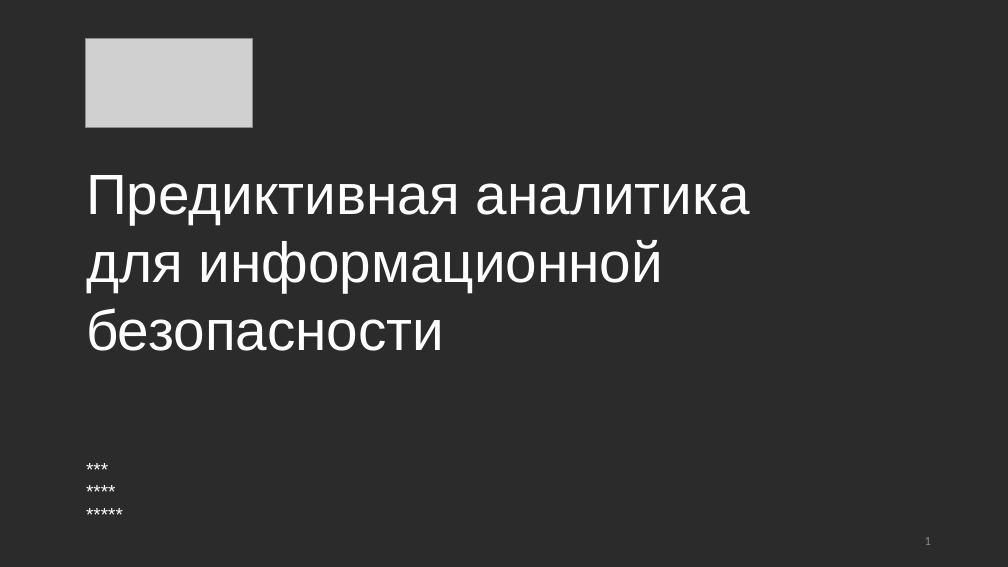
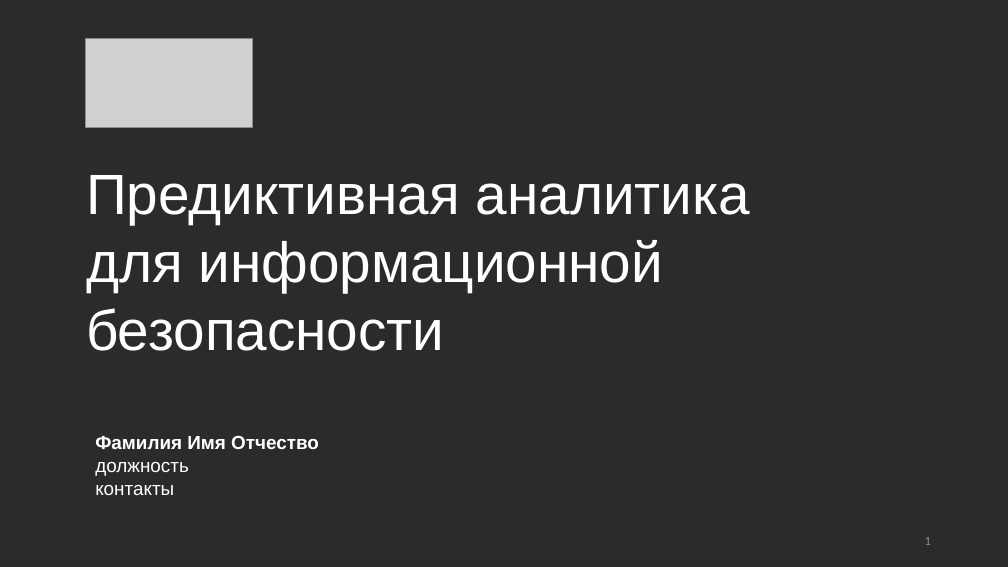
Before and after one commit to CyberLympha/AI-for-IS-Course, a slide deck: slide 1 of Лекции/Предиктивная аналитика в ИБ.pptx. Drawn at 1008x567 pixels with LibreOffice and Linux fonts; fonts in the diff are those of the drawing; grey boxes stand for pictures; background and template pictures are left out; a plain dark background stands for a picture behind light text. Boxes give left, top, right and bottom in pixels: in the first picture for what was removed or moved away, otherwise in the second. Text is boxed around its words. In the diff, an @@ line names an element or a change of style, - is before the commit and + after.

```diff
--- a/Лекции/Предиктивная аналитика в ИБ.pptx
+++ b/Лекции/Предиктивная аналитика в ИБ.pptx
@@ text added at (95, 436, 319, 495), 18 pt, text #FFFFFF, bold @@
+Фамилия Имя Отчество
+должность
+контакты
@@ text removed at (79, 454, 131, 530) @@
-***
-****
-*****
```
Also in this commit, not shown: 2 other files.
